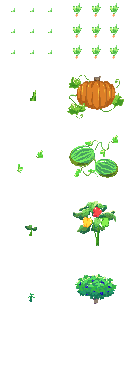
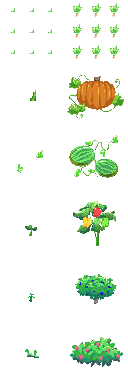
Before/after of a 128×384 layered artwork. What changed in the layer stack:
added layer "Layer 9" above "Layer 8" over [25, 349, 39, 358]
added layer "Layer 8" above "Layer 7" over [70, 336, 124, 368]
